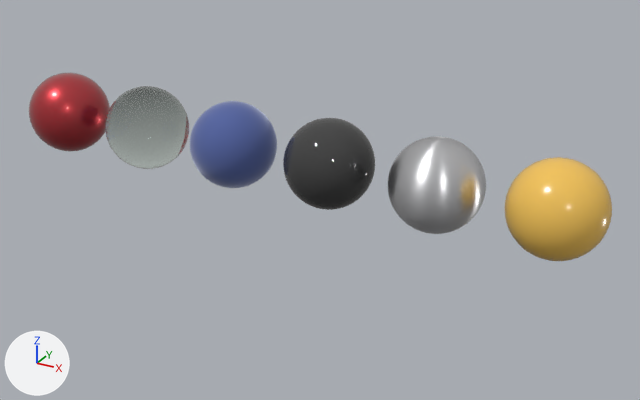
A saved change to the glTF model examples/materials/materials.glb.
One viewpoint serves both versions: a camera (50 mm lens) standing at (4.88, -7.95, 3.52) and looking at (0.38, 0.24, -0.58). Arrows for +X, +Y and +Z are at lower left; the lights stay in place. The first picture is the older version.

In view in the first picture: 'Brushed Metal', 'Car Paint', 'Fabric', 'Glass', 'Plastic', 'Soap Film'.
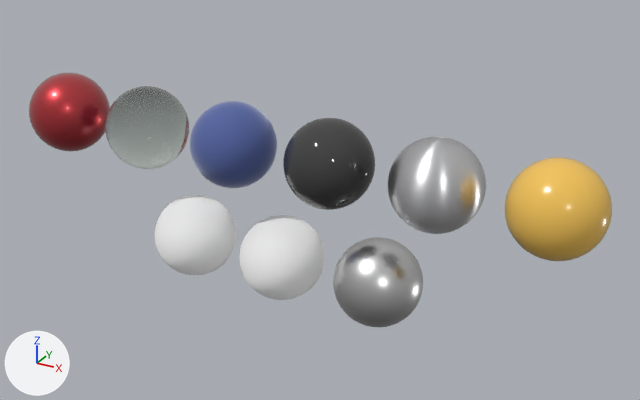
The newer file is also turned or shifted as a whole; pictures and numbers use the older file's frame.

What changed in the scene script:
```text
Add mat_worn_paint:
    mat_worn_paint = principled_material('Worn Paint')
    mat_worn_paint.base_color = (0.75, 0.75, 0.75)  # light grey #e1e1e1
    mat_worn_paint.metallic = 1.0
    mat_worn_paint.roughness = 0.3
Add mat_gold:
    mat_gold = principled_material('Gold')
    mat_gold.base_color = (1.0, 1.0, 1.0)  # white #ffffff
    mat_gold.metallic = 1.0
    mat_gold.roughness = 1.0
Add mat_glass_bsdf:
    mat_glass_bsdf = principled_material('Glass BSDF')
    mat_glass_bsdf.base_color = (1.0, 1.0, 1.0)  # white #ffffff
    mat_glass_bsdf.metallic = 1.0
    mat_glass_bsdf.roughness = 1.0
Add me_sphere_008:
    me_sphere_008.from_pydata(...)  # 1986 vertices, 3968 faces; spans x -0.5..0.5, y -0.5..0.5, z -0.5..0.5
    me_sphere_008.materials.append(mat_worn_paint)  # light grey #e1e1e1
Add me_sphere_007:
    me_sphere_007.from_pydata(...)  # 1986 vertices, 3968 faces; spans x -0.5..0.5, y -0.5..0.5, z -0.5..0.5
    me_sphere_007.materials.append(mat_gold)  # white #ffffff
Add me_sphere_006:
    me_sphere_006.from_pydata(...)  # 1986 vertices, 3968 faces; spans x -0.5..0.5, y -0.5..0.5, z -0.5..0.5
    me_sphere_006.materials.append(mat_glass_bsdf)  # white #ffffff
Add ob_worn_paint:
    ob_worn_paint = bpy.data.objects.new('Worn Paint', me_sphere_008)
    ob_worn_paint.location = (1.25, 0.0, -1.3)
Add ob_gold:
    ob_gold = bpy.data.objects.new('Gold', me_sphere_007)
    ob_gold.location = (0.0, 0.0, -1.3)
Add ob_glass_bsdf:
    ob_glass_bsdf = bpy.data.objects.new('Glass BSDF', me_sphere_006)
    ob_glass_bsdf.location = (-1.25, 0.0, -1.3)
```

Changed parts and their boxes [x1, y1, x2, y2] in the pictures (640 x 400 px):
'Worn Paint', added
    after: [333, 237, 423, 327]
'Gold', added
    after: [239, 215, 324, 300]
'Glass BSDF', added
    after: [155, 195, 236, 275]
